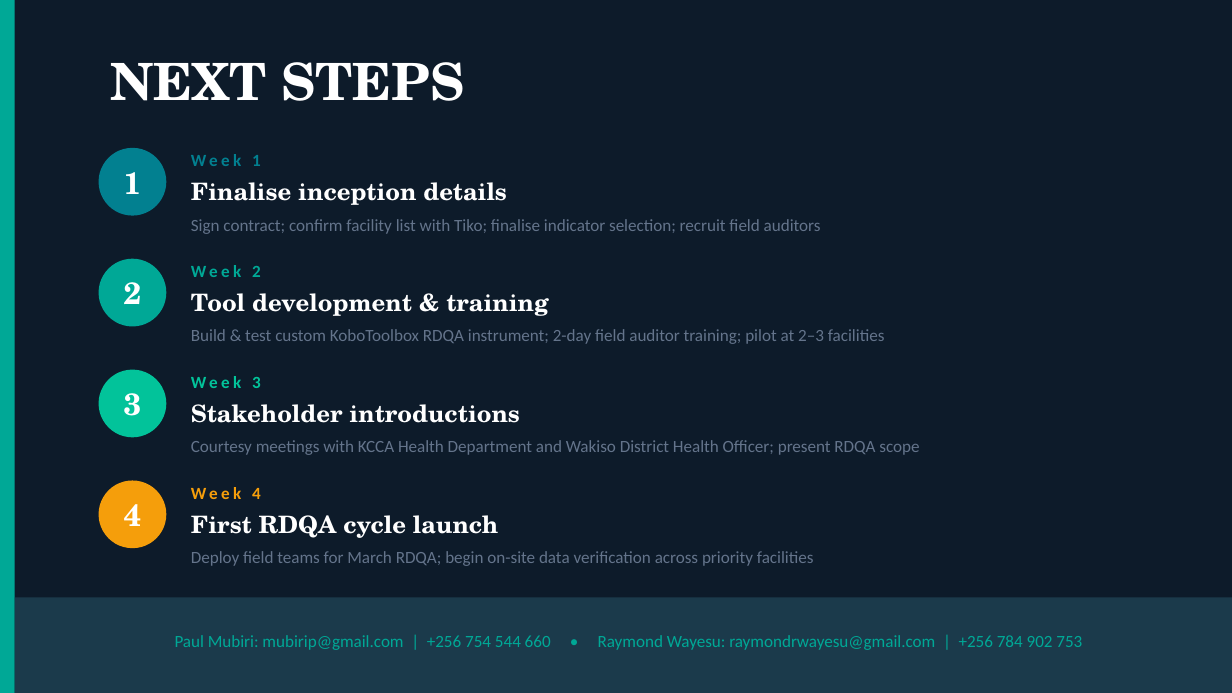
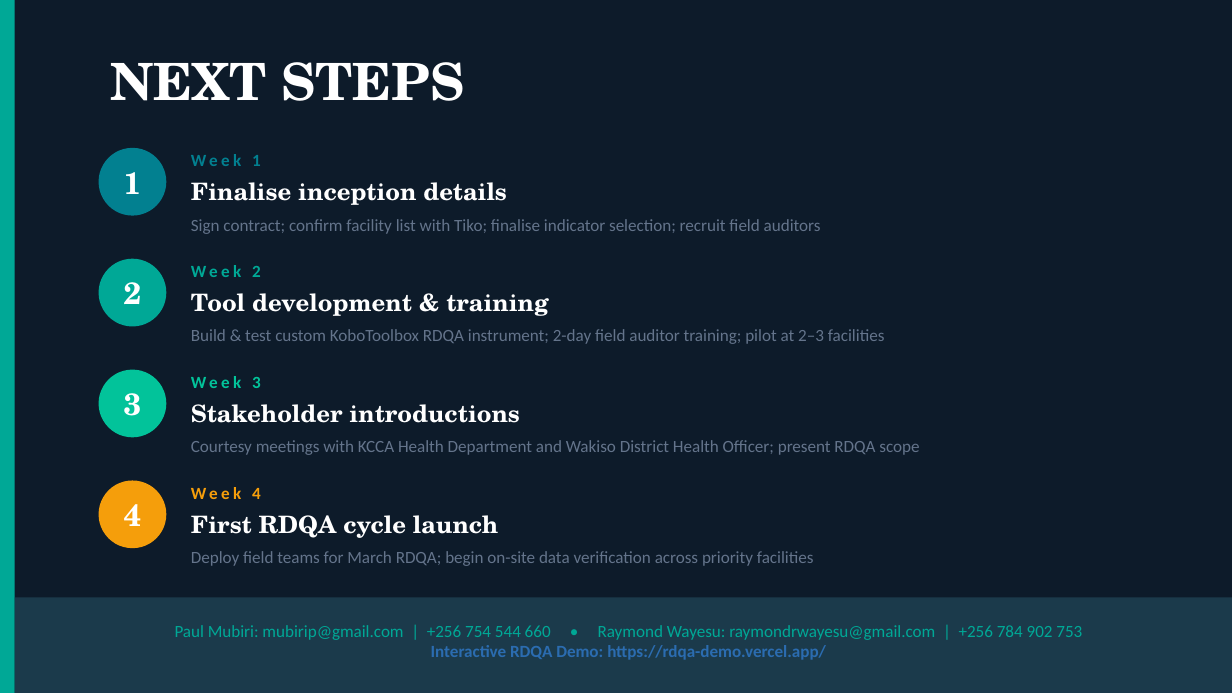
Before and after one commit to rryesuafuga/rdqa, a slide deck: slide 12 of docs/Tiko_RDQA_Inception_Report_2026.pptx. Drawn at 1232x693 pixels with LibreOffice and Linux fonts; fonts in the diff are those of the drawing. Boxes give left, top, right and bottom in pixels: in the first picture for what was removed or moved away, otherwise in the second. Text is boxed around its words. In the diff, an @@ line names an element or a change of style, - is before the commit and + after.

```diff
--- a/docs/Tiko_RDQA_Inception_Report_2026.pptx
+++ b/docs/Tiko_RDQA_Inception_Report_2026.pptx
@@ text at [431, 645, 826, 660]: paragraph added @@
+Interactive RDQA Demo: https://rdqa-demo.vercel.app/
```
Also in this commit, not shown: 2 other slides changed, 3 other files.
